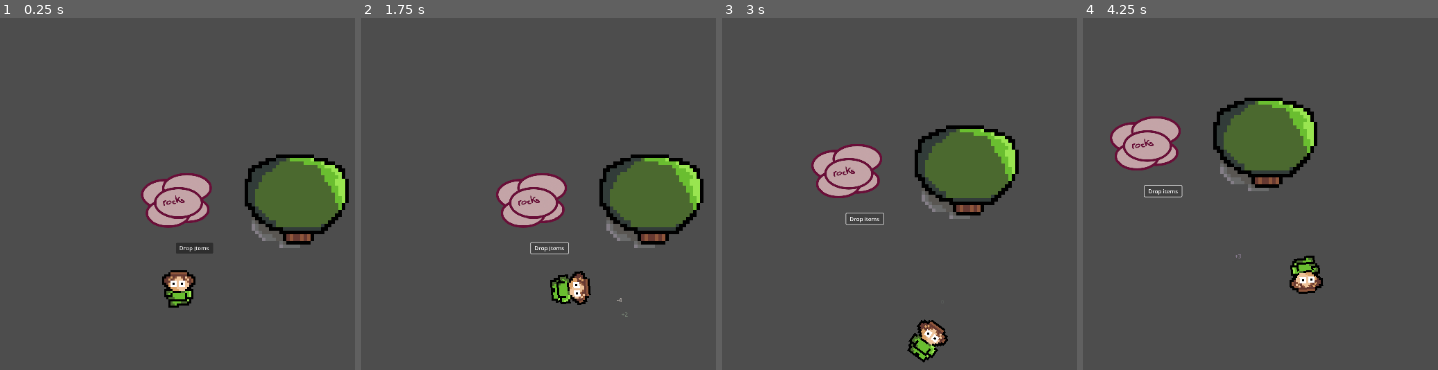
Above: before the commit, frames 1-4 (left to right).
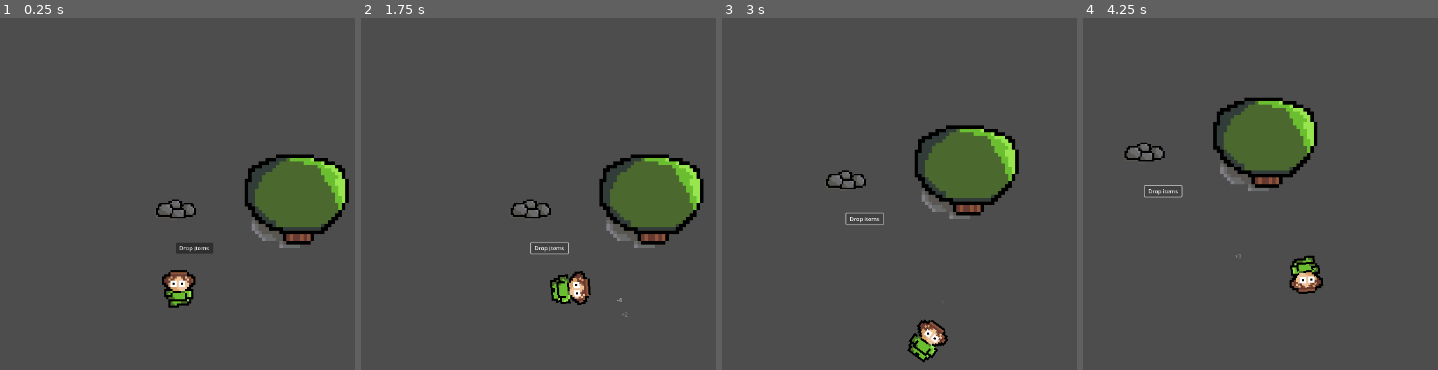
Above: after the commit, the same moments.

Repository: aubindetrez/DigitalReborn
Game: Godot game, scene res://scenes/main_scene.tscn
The game is run twice, just before and just after one commit, with the same random seed, the same clock (stepped at 60 frames per second) and the same inputs.
Inputs:
- Up to frame 1 (0.25 s): no input
- Up to frame 2 (1.75 s): click "Drop items" at 0.5 s; tap Enter (ui_accept) at 1.25, 1.52 s; hold Right (ui_right) from 1.28 s (still down)
- Up to frame 3 (3 s): release Right (ui_right) at 2.03 s; hold Down (ui_down) 2.03-2.78 s; tap Enter (ui_accept) at 2.27 s; hold Right (ui_right) from 2.78 s (still down)
- Up to frame 4 (4.25 s): release Right (ui_right) at 3.53 s; hold Up (ui_up) from 3.53 s (still down); tap Enter (ui_accept) at 3.77 s

The runs differ from the first frame. In frame 1, 2.4% of the frame differs, in the area x 39-60%, y 44-60%; in frame 2, 2.4%, in the area x 38-59%, y 44-60%; in frame 3, 2.4%; in frame 4, 2.4%.

Commit message:
Add pixel art rocks and collision with player

Diff:
--- a/scenes/main_scene.tscn
+++ b/scenes/main_scene.tscn
@@ -1,8 +1,8 @@
-[gd_scene load_steps=21 format=3 uid="uid://405rg1u3rtsv"]
+[gd_scene load_steps=22 format=3 uid="uid://405rg1u3rtsv"]
 
 [ext_resource type="PackedScene" uid="uid://ub2jublnx2sv" path="res://scenes/TestDropNCraft.tscn" id="1_0hwdm"]
-[ext_resource type="Texture2D" uid="uid://bpp8mxvclcav2" path="res://assets/rock/untitled.png" id="1_5m3iy"]
 [ext_resource type="Texture2D" uid="uid://jxfocdnhhdt8" path="res://assets/player/player_v2.png" id="2_uow8f"]
+[ext_resource type="Texture2D" uid="uid://c3dcggddw7pbt" path="res://assets/rock/rock_v2.png" id="3_fjrnr"]
 [ext_resource type="Texture2D" uid="uid://deeiwlehbwesu" path="res://assets/tree/tree_v2.png" id="4_gaol8"]
 [ext_resource type="Script" path="res://scenes/Controller.gd" id="6_ok3vd"]
 
@@ -111,6 +111,9 @@
 "speed": 5.0
 }]
 
+[sub_resource type="RectangleShape2D" id="RectangleShape2D_s20h7"]
+size = Vector2(123, 59)
+
 [sub_resource type="RectangleShape2D" id="RectangleShape2D_4xrhr"]
 size = Vector2(30.2, 27)
 
@@ -141,9 +144,16 @@
 position_smoothing_enabled = true
 position_smoothing_speed = 1.0
 
-[node name="Rock" type="Sprite2D" parent="."]
+[node name="StaticBody2D2" type="StaticBody2D" parent="."]
 scale = Vector2(0.5, 0.5)
-texture = ExtResource("1_5m3iy")
+
+[node name="CollisionShape2D" type="CollisionShape2D" parent="StaticBody2D2"]
+position = Vector2(-4, 10)
+shape = SubResource("RectangleShape2D_s20h7")
+
+[node name="Rock" type="Sprite2D" parent="StaticBody2D2"]
+scale = Vector2(5, 5)
+texture = ExtResource("3_fjrnr")
 
 [node name="StaticBody2D" type="StaticBody2D" parent="."]
 position = Vector2(173, 0)
Binary file added: assets/rock/rock_v2.ase
Binary file added: assets/rock/rock_v2.png
Not shown, added: assets/rock/rock_v2.png.import
